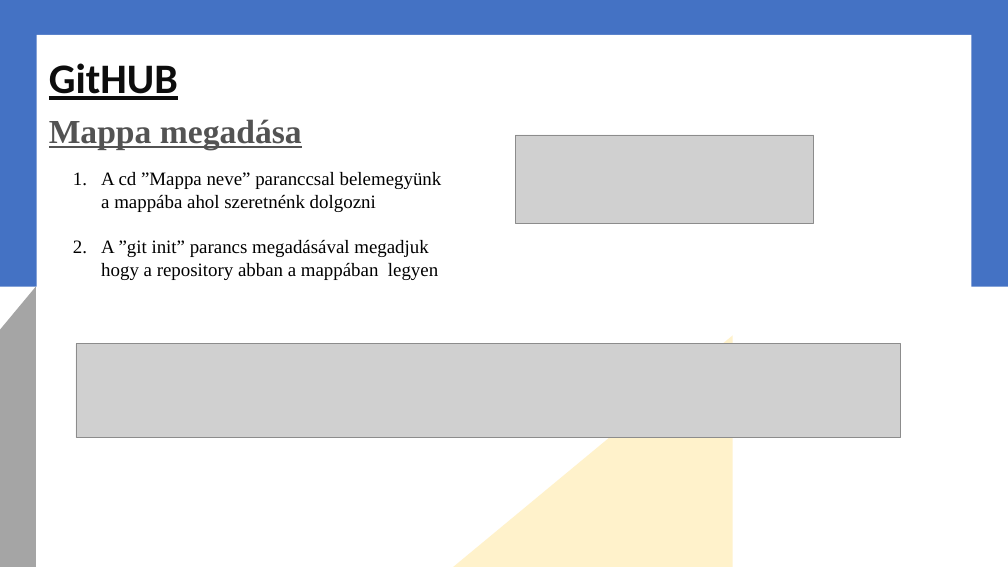
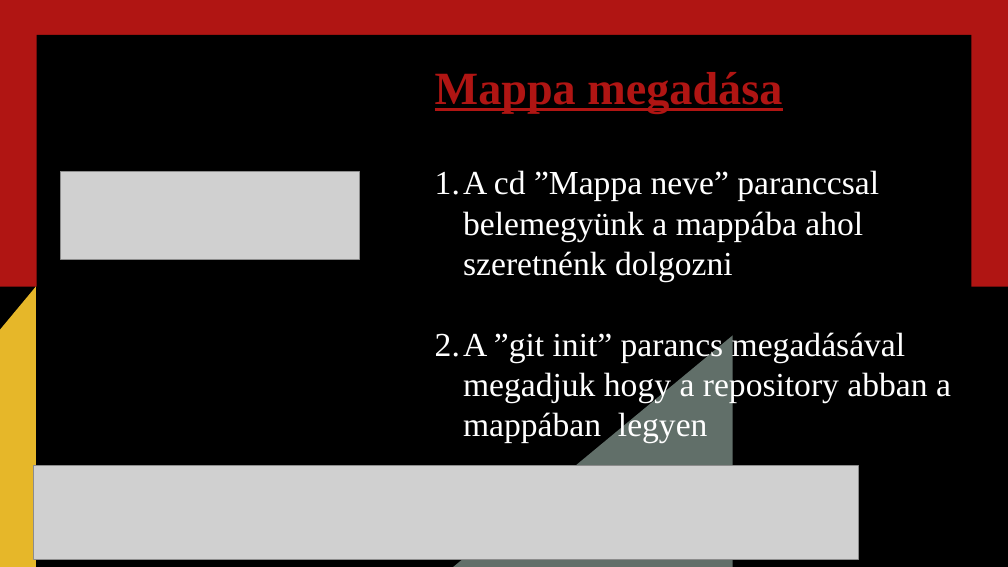
Before and after one commit to stoat315/ikt, a slide deck: slide 6 of GitHUBprezi.pptx (slide 4 before the commit). Drawn at 1008x567 pixels with LibreOffice and Linux fonts; fonts in the diff are those of the drawing; grey boxes stand for pictures; background and template pictures are left out. Boxes give left, top, right and bottom in pixels: in the first picture for what was removed or moved away, otherwise in the second. Text is boxed around its words. In the diff, an @@ line names an element or a change of style, - is before the commit and + after.

```diff
--- a/GitHUBprezi.pptx
+++ b/GitHUBprezi.pptx
@@ rectangle at (0,0,1008,287): fill #4472C4 to #B01513 @@
@@ rectangle added at (863,0,920,95), fill #B01513 @@
@@ rectangle at (36,35,971,533): fill #FFFFFF to #000000 @@
@@ text "Mappa megadása": place and size @@
-text "Mappa megadása" at (49,119,302,149)
+text "Mappa megadása" at (435,72,782,113)
@@ text "Mappa megadása" at (435,72,782,113): size 32 to 44 pt, text colour #525252 to #B01513 @@
@@ title removed at (49,63,178,100) @@
-GitHUB
@@ picture: place and size @@
-picture at (516,135,814,223)
+picture at (61,172,360,260)
@@ text "A cd ”Mappa neve” paranccsal ...": place and size @@
-text "A cd ”Mappa neve” paranccsal ..." at (101,172,442,280)
+text "A cd ”Mappa neve” paranccsal ..." at (435,170,951,443)
@@ text "A cd ”Mappa neve” paranccsal ..." at (435,170,951,443): size 18 to 32 pt, text colour #000000 to #FFFFFF @@
@@ freeform shape at (0,287,36,567): fill #A5A5A5 to #E6B729 @@
@@ freeform shape at (453,335,733,567): fill #FFE699 at 50% opacity to #C3DED3 at 50% opacity @@
@@ picture: place and size @@
-picture at (76,344,901,438)
+picture at (33,466,858,560)
```
Also in this commit, not shown: 4 other slides changed, 3 slides added, 1 other file.
